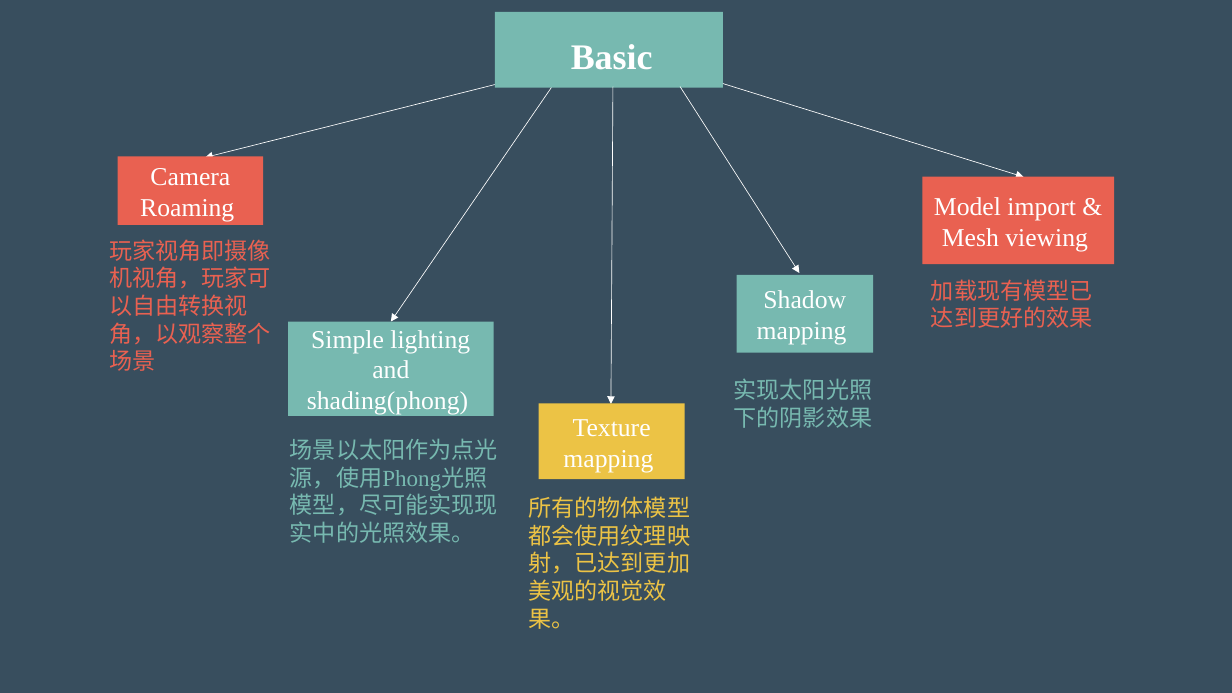
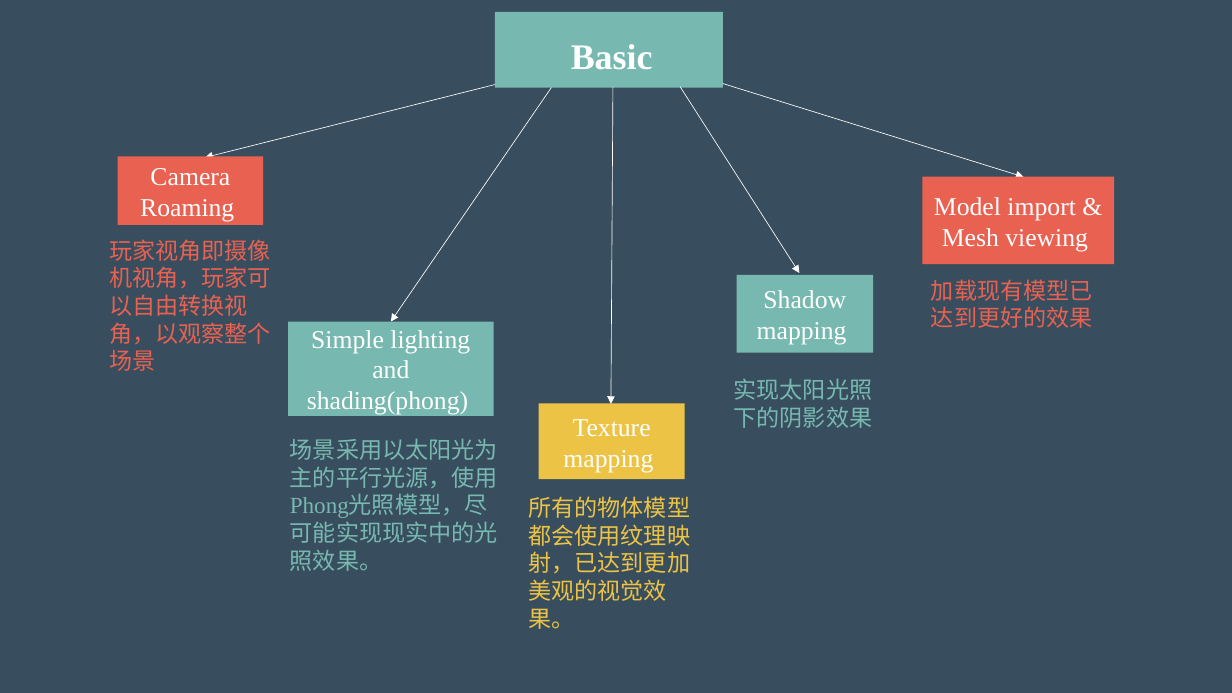
Before and after one commit to computer-graphics-group/Island, a slide deck: slide 7 of 计图期末项目介绍.pptx. Drawn at 1232x693 pixels with LibreOffice and Linux fonts; fonts in the diff are those of the drawing. Boxes give left, top, right and bottom in pixels: in the first picture for what was removed or moved away, otherwise in the second. Text is boxed around its words. In the diff, an @@ line names an element or a change of style, - is before the commit and + after.

Commit message:
update ppt

```diff
--- a/计图期末项目介绍.pptx
+++ b/计图期末项目介绍.pptx
@@ text at (290, 438, 498, 571): text changed @@
-场景以太阳作为点光源，使用Phong光照模型，尽可能实现现实中的光照效果。
+场景采用以太阳光为主的平行光源，使用Phong光照模型，尽可能实现现实中的光照效果。
```
Also in this commit, not shown: 2 other slides changed.
